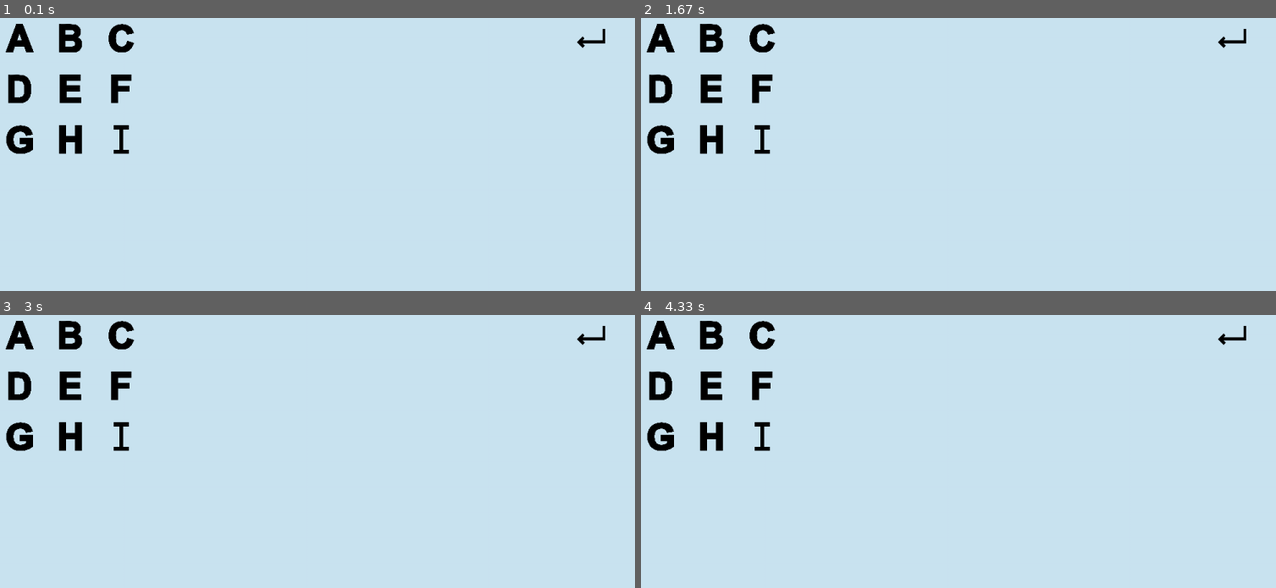
Above: before the commit, frames 1-4 (two rows, left to right).
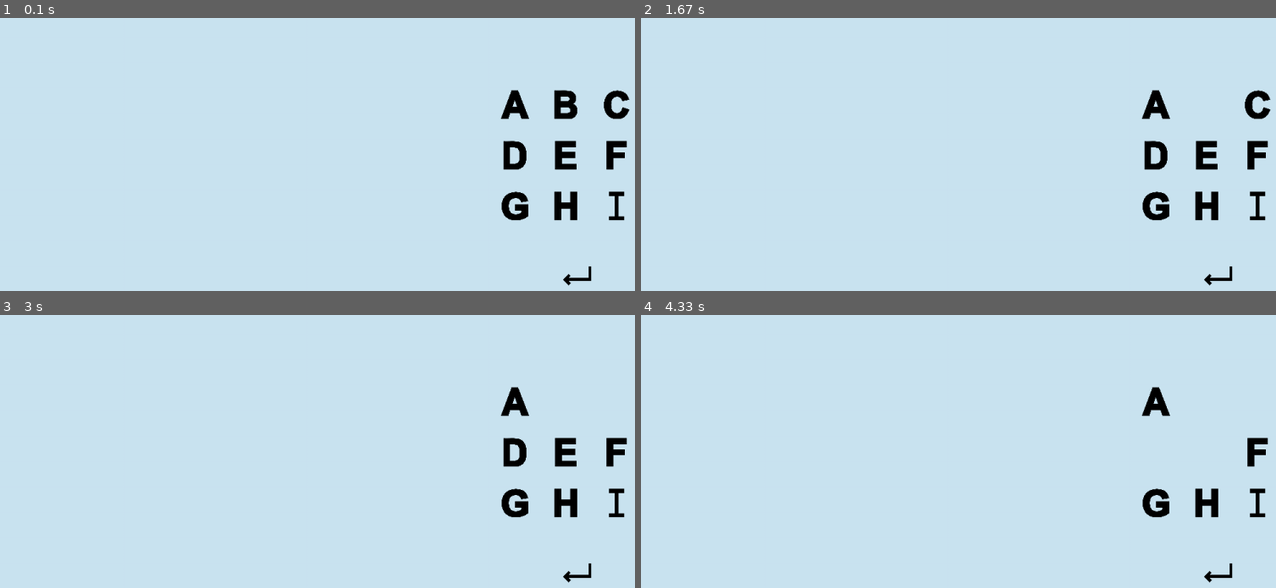
Above: after the commit, the same moments.

Repository: ipot-rgb/The-Puzzle-House
Game: pygame game, started from button.py
Two runs of this game, one before a commit and one after it. Both use one fixed random seed, a clock stepped at 60 frames per second and the inputs below.
Inputs (mouse positions are in pixels of both pictures, inside the frame that each line leads up to):
- Up to frame 1 (0.1 s): no input
- Up to frame 2 (1.67 s): click (1155, 105) at 0.38 s; click (1218, 274) at 0.72 s; click (1206, 105) at 1.05 s
- Up to frame 3 (3 s): click (615, 402) at 2.38 s
- Up to frame 4 (4.33 s): click (1155, 451) at 3.72 s; click (1199, 454) at 4.05 s

The runs differ from the first frame. In frame 1, 5.0% of the frame differs, in the area x 0-100%, y 2-99%; in frame 2, 4.7%; in frame 3, 4.5%; in frame 4, 3.9%.

Commit message:
0453-20/4

Diff:
--- a/button.py
+++ b/button.py
@@ -1,11 +1,8 @@
 import pygame
+import sys
+import random
+
 pygame.init()
-
-screen = pygame.display.set_mode((1200, 650))
-pygame.display.set_caption("The Puzzle House")
-icon = pygame.image.load("assets/Icon/puzzle_icon.png")
-pygame.display.set_icon(icon)
-pygame.display.update()
 
 class Letter_Button:
     def __init__(self, x, y, image):
@@ -13,50 +10,129 @@
         self.x = x
         self.y = y
         self.rect = self.image.get_rect(topleft=(x, y))
+        self.letter = None
+        self.visible = True
+        self.clicked = False
 
     def draw(self):
-        screen.blit(self.image, self.rect)
+        if self.visible:
+            screen.blit(self.image, self.rect)
 
-screen.fill((202, 228, 241))
-letters = ["a","b","c","d","e","f","g","h","i"]
+    def hide(self):
+        self.visible = False
+        self.clicked = True
 
+screen_width = 1200
+screen_height = 650
+screen = pygame.display.set_mode((screen_width, screen_height))
+pygame.display.set_caption("The Puzzle House")
+
+# Screen background color
+LIGHT_BLUE = (202, 228, 241)
+
+screen.fill(LIGHT_BLUE)
+
+# ========== Button Configuration ==========
+# Right section dimensions
+right_section_width = screen_width // 3
+button_area_start_x = screen_width - right_section_width
+
+# Picture loading
 images = {}
+letters = ["a", "b", "c", "d", "e", "f", "g", "h", "i"]
+
+enter_img = pygame.image.load("assets/Button_alphabet/enter.png")
+enter_img = pygame.transform.scale(enter_img, (45, 45))
+
 for letter in letters:
-    enter_img = pygame.image.load("assets/Button_alphabet/enter.png")
-    enter_img = pygame.transform.scale(enter_img, (45,45))
+    img = pygame.image.load(f"assets/Button_alphabet/letter_{letter}.png")
+    images[letter] = pygame.transform.scale(img, (45, 45))
 
+# Configure button grid
+button_size = 45
+button_gap = 80
+buttons_per_row = 3
+rows = 3
 
+total_grid_width = buttons_per_row * button_gap
+total_grid_height = rows * button_gap
+
+# Letters grid start position (centered in the right section)
+grid_start_x = button_area_start_x + (right_section_width - total_grid_width) // 2
+grid_start_y = (screen_height - total_grid_height) // 2
+
+# Create letter buttons
 buttons = []
-
-start_x = 100
-start_y = 100
-gap = 80
-
 for i, letter in enumerate(letters):
-    img = pygame.image.load(f"assets/Button_alphabet/letter_{letter}.png")
-    images[letter] = pygame.transform.scale(img, (45,45))
-    enter_btn = Letter_Button(1000, 100, enter_img)
-    enter_btn.letter = "ENTER"
-    x = start_x + (i % 3) * gap   # 每3个换行
-    y = start_y + (i // 3) * gap
-
+    row = i // buttons_per_row
+    col = i % buttons_per_row
+    x = grid_start_x + col * button_gap
+    y = grid_start_y + row * button_gap
     btn = Letter_Button(x, y, images[letter])
     btn.letter = letter
     buttons.append(btn)
+
+# ENTER Button
+enter_btn_x = grid_start_x + (total_grid_width // 2) - 22
+enter_btn_y = grid_start_y + total_grid_height + 30
+enter_btn = Letter_Button(enter_btn_x, enter_btn_y, enter_img)
+enter_btn.letter = "ENTER"
 buttons.append(enter_btn)
+
+# Passcode variables
+passcode = []
+correct_passcode = ['a', 'b', 'c', 'd']
+
+# Button Drawing
 for btn in buttons:
     btn.draw()
 
 running = True
+
 while running:
-    mouse_pos = pygame.mouse.get_pos()
     for event in pygame.event.get():
         if event.type == pygame.QUIT:
             running = False
+
         if event.type == pygame.MOUSEBUTTONDOWN:
-            for btn in buttons:
-                if btn.rect.collidepoint(event.pos):
-                    print("clicked:", btn.letter)
+            # == Check LETTER button click ==
+            if (clicked_btn := next((btn for btn in buttons if btn.rect.collidepoint(event.pos) and btn.visible and btn.letter != "ENTER"),None)):
+                if True:
+                    passcode.append(clicked_btn.letter)
+                    print(f"Clicked: {clicked_btn.letter}, passcode: {passcode}")
+                    clicked_btn.hide()
+
+            # == Check ENTER button click ==
+            # Checking if the click is on the ENTER button and if it's visible (not hidden)
+            elif (enter_clicked := next((btn for btn in buttons if btn.rect.collidepoint(event.pos) and btn.letter == "ENTER"),None)):
+                if True:
+                    if passcode == correct_passcode:
+                        print("✅ You passed!")
+
+                    else:
+                        print(f"❌ Invalid password: {correct_passcode}")
+                        # Reset buttons
+                        for btn in buttons:
+                            if btn.letter != "ENTER":
+                                btn.visible = True
+                                btn.clicked = False
+                        passcode = []
+                        print("Game reset. Try again.")
+
+    # Srcreen refresh
+    screen.fill(LIGHT_BLUE)
+
+    # Button drawing
+    for btn in buttons:
+        btn.draw()
+
+    # Disappearing buttons
+    for btn in buttons:
+        if not btn.visible and btn.letter != "ENTER":
+            font = pygame.font.Font(None, 36)
+            check = font.render("", True, (0, 255, 0))
+            screen.blit(check, (btn.rect.centerx - 15, btn.rect.centery - 15))
 
     pygame.display.update()
+
 pygame.quit()
--- a/main.py
+++ b/main.py
@@ -72,12 +72,11 @@
 def tuto():
     pygame.mouse.set_cursor(default_cursor)
     pygame.display.set_caption("The Puzzle House - Tutorial")
-    while True:
-        display.fill((255, 255, 255))
-        font = pygame.font.Font('C:\\Users\\HP\\OneDrive\\Documents\\PythonGame\\GideonRoman-Regular.ttf', 36)
-        text = font.render("Hello, World!", True, (0,0,0))
-        display.blit(text, (400, 300))
-        pygame.display.flip()
+    display.fill((255, 255, 255))
+    font = pygame.font.Font('C:\\Users\\HP\\OneDrive\\Documents\\PythonGame\\GideonRoman-Regular.ttf', 36)
+    text = font.render("Tutorial", True, (0,0,0))
+    display.blit(text, (400, 300))
+    pygame.display.flip()
 
 def level_1():
     pygame.mouse.set_cursor(default_cursor)
@@ -144,7 +143,6 @@
     pygame.display.update()
 pygame.quit()
 
-
 # # Load images
     # wall = pygame.image.load("wall.png")
     # data = open("puzzle_00.png")
Binary file removed: enter.png
